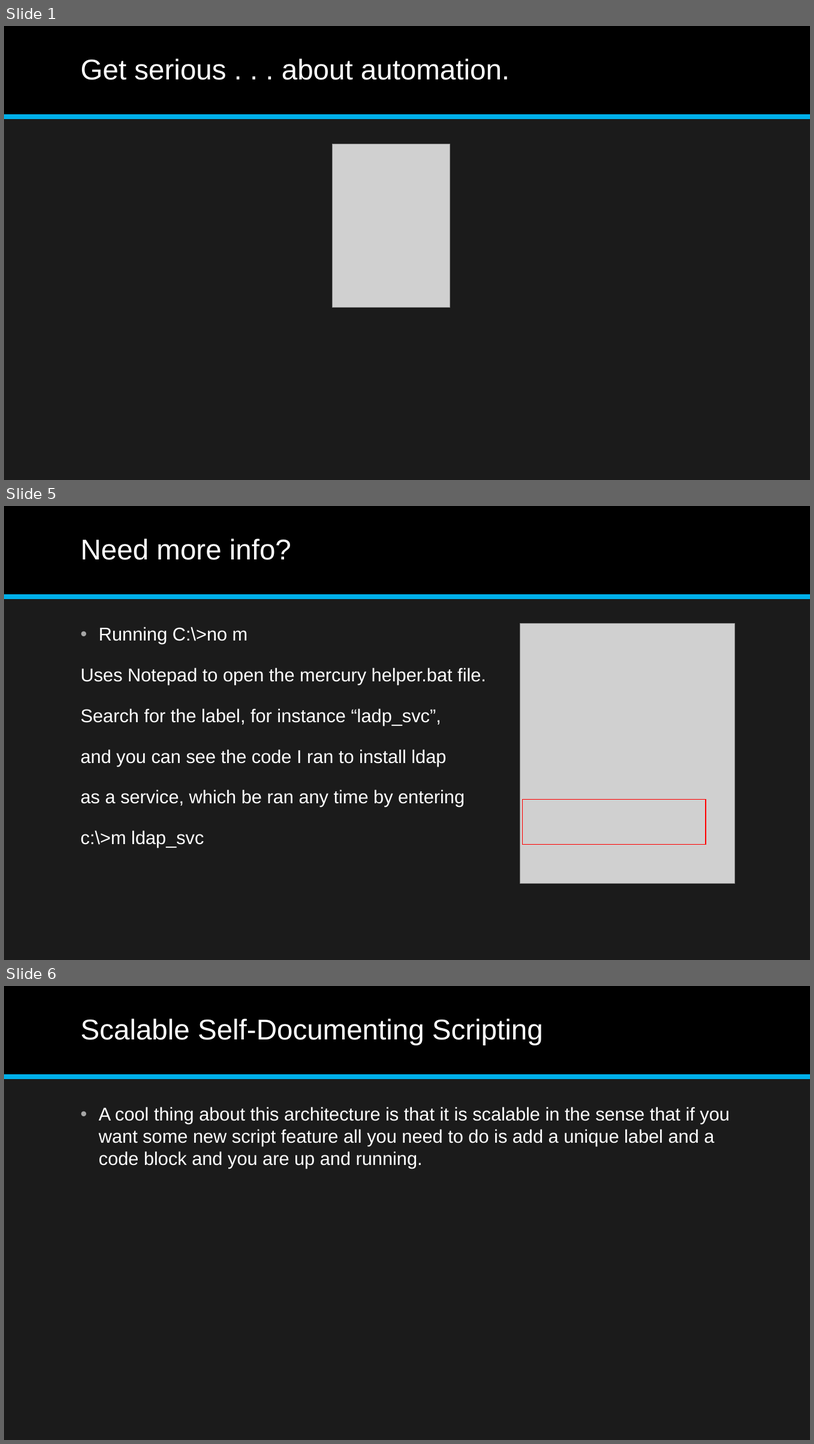
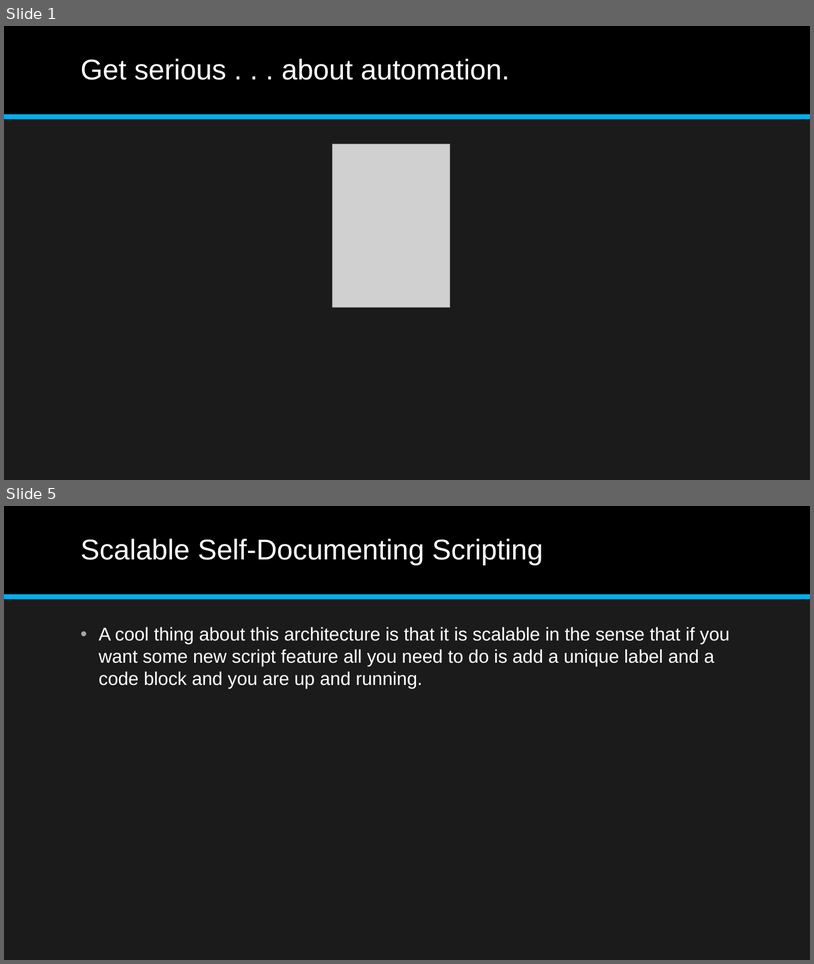
Before and after one commit to jonathan-r-jones/Composable-Batch-Files, a slide deck: Composable Batch File Helper.pptx. Shown one above the other, each under a label of ours: slides 1, 5 and 6 before the commit, slides 1 and 5 after it; the slides between them are not shown. The pictures are 814x1444 and 814x964 pixels, drawn with LibreOffice and Linux fonts; fonts in the diff are those of the drawing; grey boxes stand for pictures. Boxes give left, top, right and bottom in pixels: in the first picture for what was removed or moved away, otherwise in the second. Text is boxed around its words. In the diff, an @@ line names an element or a change of style, - is before the commit and + after.

```diff
--- a/Composable Batch File Helper.pptx
+++ b/Composable Batch File Helper.pptx
@@ slide 5 removed at [4,506,810,960], background #1B1B1B; not listed: 2 template elements that a slide beside it also shows @@
@@ title removed at [81,538,291,560] @@
-Need more info?
@@ text removed at [81,627,486,847] @@
-• Running C:\>no m
-Uses Notepad to open the mercury helper.bat file.
-Search for the label, for instance “ladp_svc”,
-and you can see the code I ran to install ldap
-as a service, which be ran any time by entering
-c:\>m ldap_svc
@@ picture removed at [521,624,735,883] @@
@@ rectangle removed at [523,799,707,844] @@
@@ what was slide 6 is now slide 5 @@
```
Also in this commit, not shown: 4 slides changed, 5 other files.
